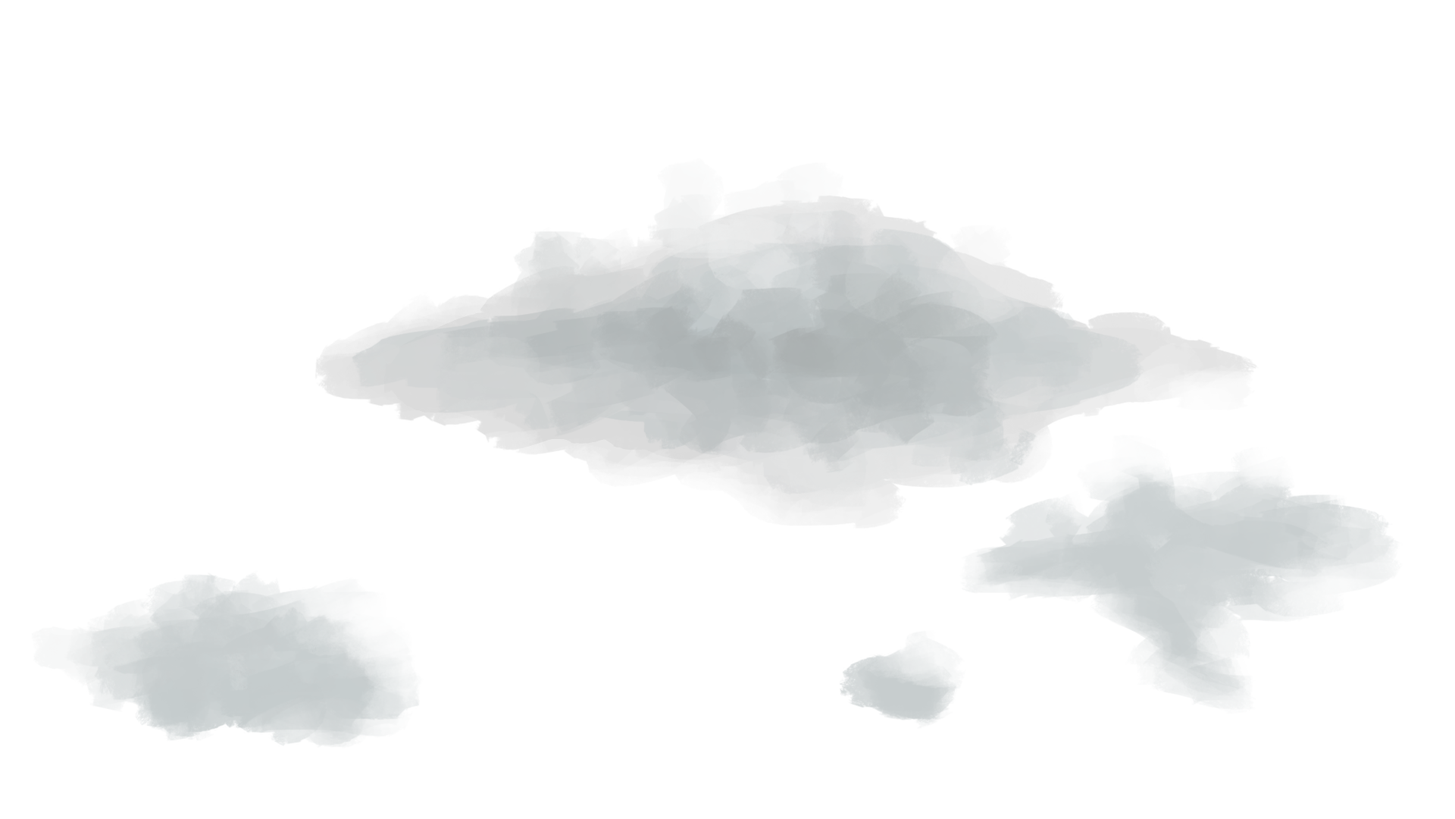
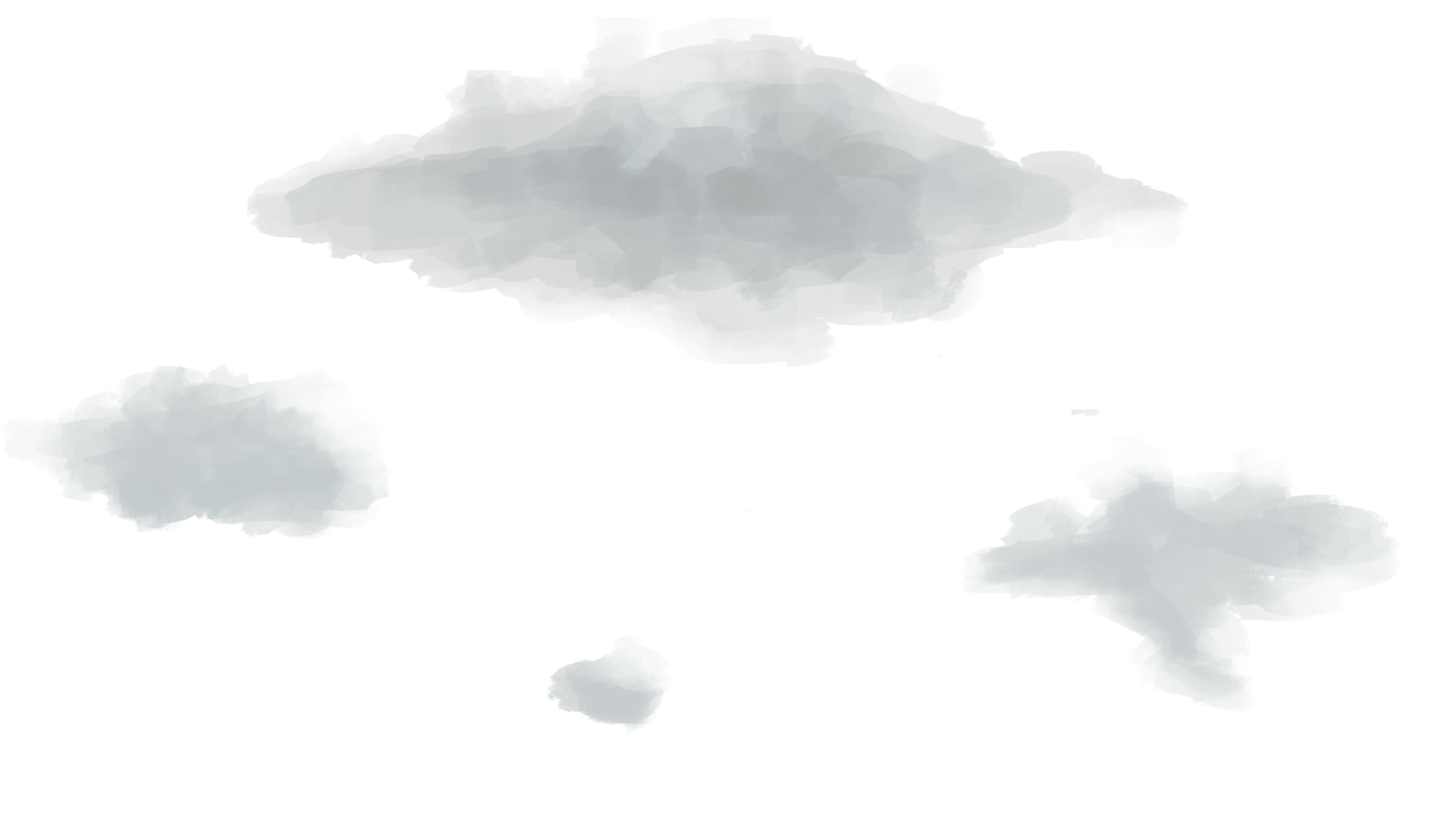
The second (1455, 819) image is a revision of the first. Changes to its layers:
painted on "Layer 1" over [1,17,1259,748]
